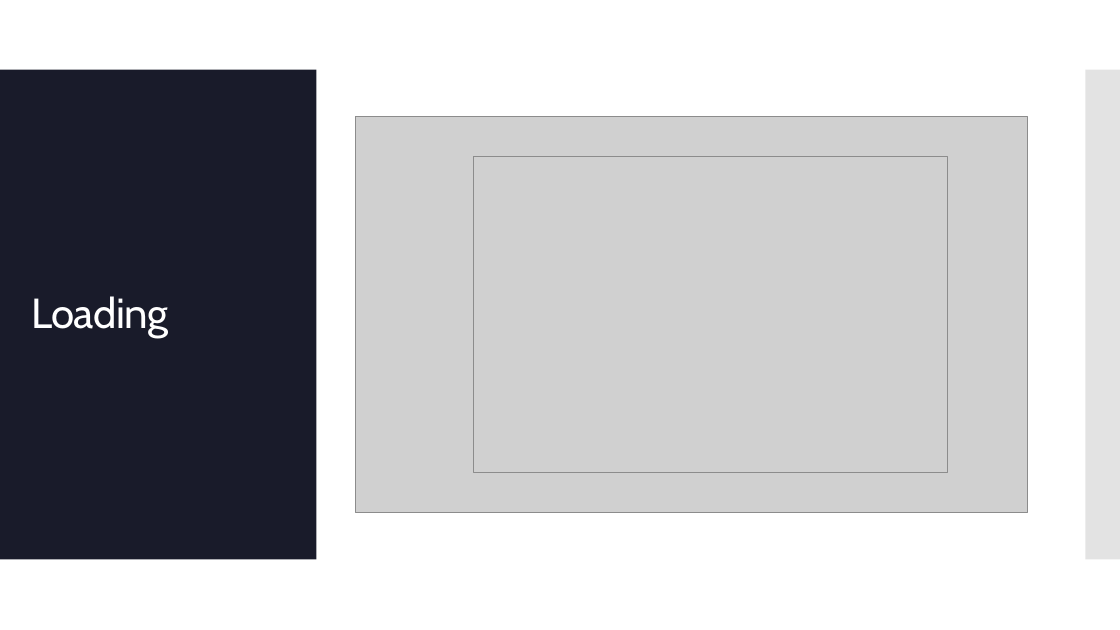
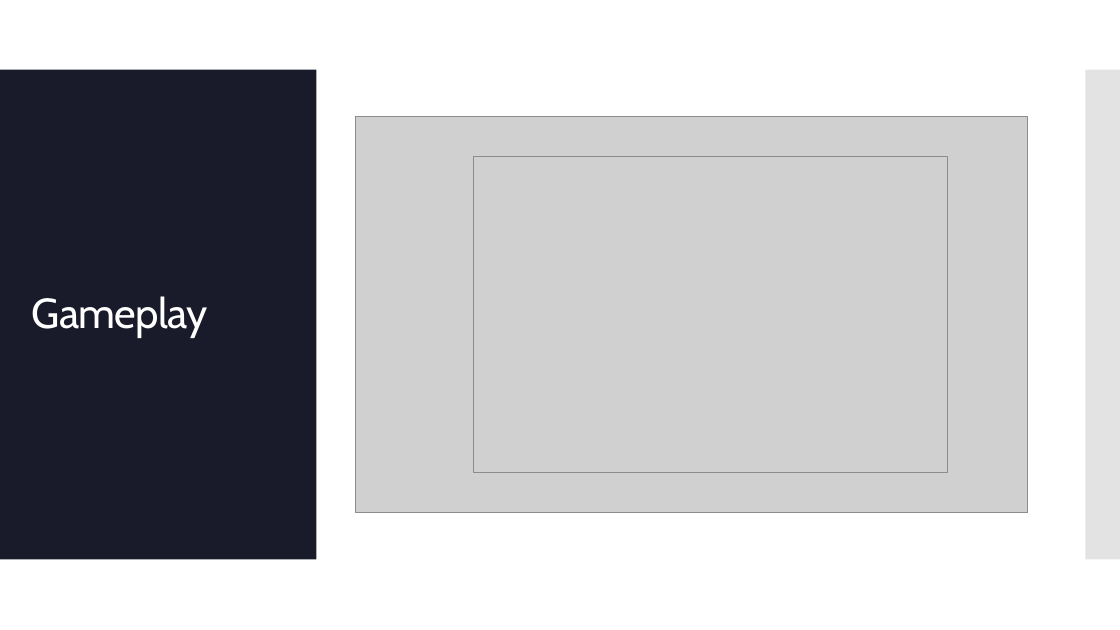
Before and after one commit to JDePourcq1/BCIT-Rocket16, a slide deck: slide 6 of Week2/Kitty Cat Space Map Mockup.pptx. Drawn at 1120x630 pixels with LibreOffice and Linux fonts; fonts in the diff are those of the drawing; grey boxes stand for pictures. Boxes give left, top, right and bottom in pixels: in the first picture for what was removed or moved away, otherwise in the second. Text is boxed around its words. In the diff, an @@ line names an element or a change of style, - is before the commit and + after.

```diff
--- a/Week2/Kitty Cat Space Map Mockup.pptx
+++ b/Week2/Kitty Cat Space Map Mockup.pptx
@@ title at <box>32,296,208,338</box>: text changed @@
-Loading
+Gameplay
```
Also in this commit, not shown: 4 other slides changed.
